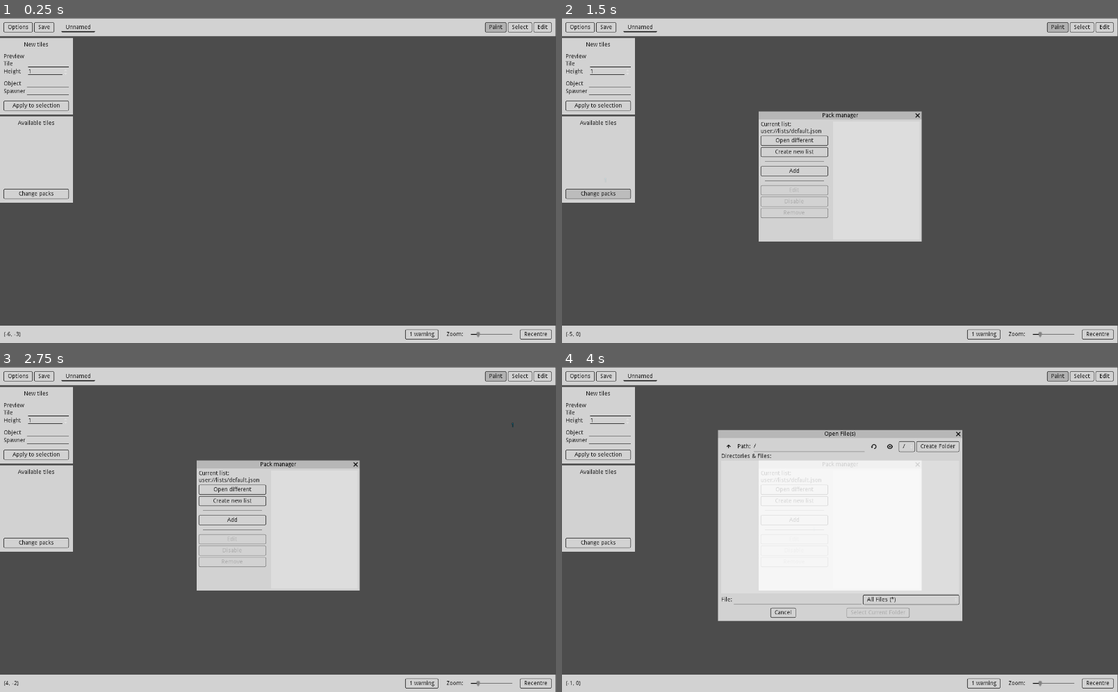
Above: before the commit, frames 1-4 (two rows, left to right).
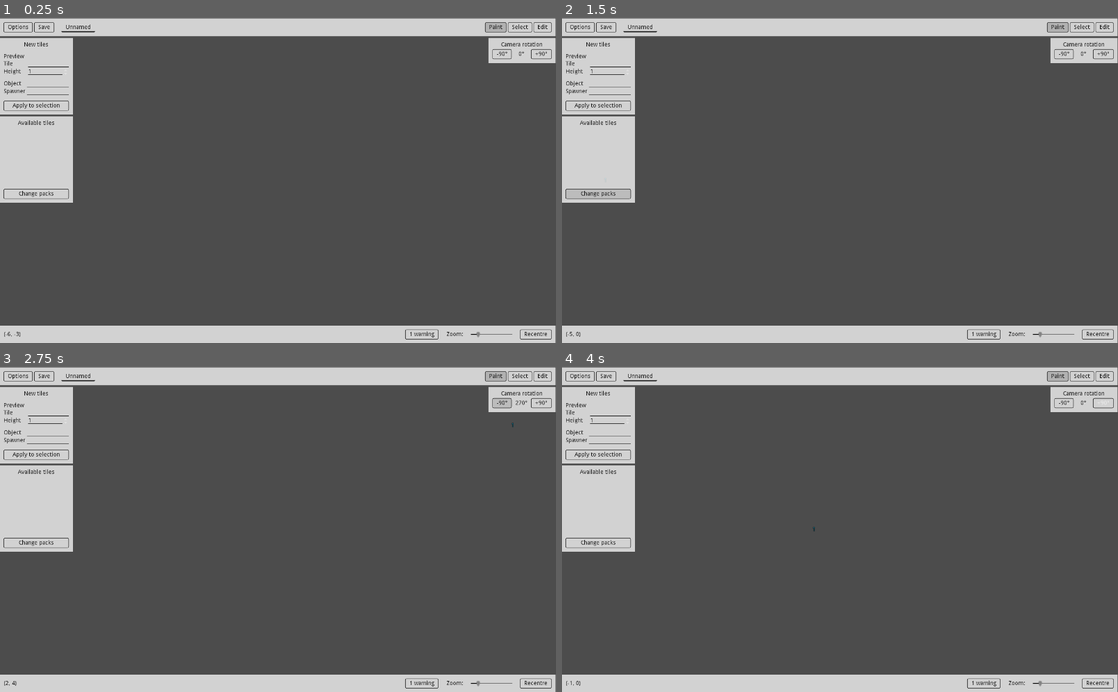
Above: after the commit, the same moments.

Repository: ArthaTi/SamerionTools
Game: Godot game, scene res://src/Editor/Editor.tscn
Same seed, same stepped clock (60 frames per second), same inputs: the game is played once before the commit and once after it.
Inputs (mouse positions are in pixels of both pictures, inside the frame that each line leads up to):
- Up to frame 1 (0.25 s): no input
- Up to frame 2 (1.5 s): click "Apply to selection" at 0.5 s; click "Change packs" at 1.25 s
- Up to frame 3 (2.75 s): click (500, 402) at 2 s, where only the run after the commit has a clickable "-90°"
- Up to frame 4 (4 s): click (1101, 402) at 2.75 s, where only the run after the commit has a clickable "+90°"; click (795, 519) at 3.5 s, where only the run before the commit has a clickable "Add"

The runs differ from the first frame. In frame 1, 0.9% of the frame differs, in the area x 87-100%, y 5-14%; in frame 2, 13%; in frame 3, 13%; in frame 4, 27%, in the area x 28-100%, y 5-79%.
Error after the commit: Attempt to call function 'show' in base 'null instance' on a null instance. (res://src/Editor/AvailableTiles.gd:20)

Commit message:
Add camera rotation

Diff:
--- a/src/AreaDisplay/AreaDisplay.gd
+++ b/src/AreaDisplay/AreaDisplay.gd
@@ -7,8 +7,10 @@
 var coords := {}
 var last_id := 0
 var size := Rect2()
+var view_from := 0 setget set_view_from
 
 signal map_changed(newMap)
+signal view_changed(view)
 
 func _ready():
 
@@ -72,3 +74,16 @@
 
 	# Reset the value
 	coords[pos] = null
+
+func set_view_from(deg: int):
+
+	view_from = deg
+
+	for cell in coords.values():
+
+		if not cell: continue
+
+		# Update position of each cell
+		cell.update_position()
+
+	emit_signal("view_changed", view_from)
--- a/src/AreaDisplay/Cell.gd
+++ b/src/AreaDisplay/Cell.gd
@@ -173,16 +173,27 @@
 	# Update height label
 	height_label.text = str(val)
 
+static func transform_position(v: Vector2, by: int):
+
+	match by:
+
+		0: return v
+		1: return Vector2(-v.y, +v.x)
+		2: return Vector2(-v.x, -v.y)
+		3: return Vector2(+v.y, -v.x)
+
 func update_position():
 
-	position = target_size * (map_position - Vector2(0, height/2))
-	z_index = map_position.y
+	var transformed_position = transform_position(map_position, get_parent().view_from if get_parent() else 0)
+
+	position = target_size * (transformed_position - Vector2(0, height/2))
+	z_index = transformed_position.y
 
 	# If assigned to an area
 	if get_parent():
 
-		# Update the side
-		update_side()
+		# Generate variants
+		generate_variants()
 
 		# Update the side of the cell in behind
 		var backTile = get_parent().get_tile(map_position - Vector2(0, 1))
@@ -288,3 +299,6 @@
 	side_repeat.texture = croppedTexture
 	side_repeat.position = Vector2(0, target_size * (1 + textureRatio)) / scale
 	side_repeat.region_enabled = true
+
+	# Update the side
+	update_side()
--- a/src/Editor/CameraControl.gd
+++ b/src/Editor/CameraControl.gd
@@ -6,12 +6,14 @@
 var zoom_step = 0.1
 var zoom_enabled := true
 var movement_enabled := true
+var perspective = 0
 
 signal zoom_changed(value)
 
 func _ready() -> void:
 
 	EditorApi.camera_control = self
+	EditorApi.area_display.connect("view_changed", self, "change_view")
 
 func _process(delta: float) -> void:
 
@@ -57,6 +59,11 @@
 
 		emit_signal("zoom_changed", 1/$Camera.zoom.x)
 
+func change_view(from: int):
+
+	position = Cell.transform_position(position, posmod(from - perspective, 4))
+	perspective = from
+
 func focused() -> bool:
 
 	var target: Node = $"/root/Editor/UI/Wrapper"
--- /dev/null
+++ b/src/Editor/CameraRotation.gd
@@ -0,0 +1,15 @@
+extends HBoxContainer
+
+var deg := 0
+
+func _ready() -> void:
+
+	$Left.connect("pressed", self, "change", [-90])
+	$Right.connect("pressed", self, "change", [+90])
+
+func change(by: int) -> void:
+
+	deg = posmod(deg + by, 360)
+	$Label.text = "%s°" % deg
+
+	EditorApi.area_display.view_from = deg / 90
--- a/src/Editor/Editor.tscn
+++ b/src/Editor/Editor.tscn
@@ -12,6 +12,7 @@
 [ext_resource path="res://src/Editor/Editor.tres" type="Theme" id=10]
 [ext_resource path="res://src/Editor/PackManager.gd" type="Script" id=11]
 [ext_resource path="res://src/Editor/AvailableTiles.gd" type="Script" id=12]
+[ext_resource path="res://src/Editor/CameraRotation.gd" type="Script" id=13]
 
 [sub_resource type="StyleBoxEmpty" id=1]
 
@@ -104,16 +105,22 @@
 
 [node name="Tools" parent="UI/Wrapper/Titlebar/Container" instance=ExtResource( 6 )]
 
-[node name="Menus" type="VBoxContainer" parent="UI/Wrapper"]
+[node name="Menus" type="HBoxContainer" parent="UI/Wrapper"]
 margin_top = 48.0
+margin_right = 1365.0
+margin_bottom = 454.0
+mouse_filter = 2
+
+[node name="Left" type="VBoxContainer" parent="UI/Wrapper/Menus"]
 margin_right = 180.0
-margin_bottom = 454.0
+margin_bottom = 406.0
+mouse_filter = 2
 size_flags_horizontal = 0
 __meta__ = {
 "_edit_use_anchors_": false
 }
 
-[node name="NewTiles" type="PanelContainer" parent="UI/Wrapper/Menus"]
+[node name="NewTiles" type="PanelContainer" parent="UI/Wrapper/Menus/Left"]
 margin_right = 180.0
 margin_bottom = 189.0
 grow_horizontal = 0
@@ -122,7 +129,7 @@
 "_edit_use_anchors_": false
 }
 
-[node name="Wrapper" type="VBoxContainer" parent="UI/Wrapper/Menus/NewTiles"]
+[node name="Wrapper" type="VBoxContainer" parent="UI/Wrapper/Menus/Left/NewTiles"]
 margin_left = 10.0
 margin_top = 10.0
 margin_right = 170.0
@@ -130,13 +137,13 @@
 mouse_filter = 2
 custom_constants/separation = 15
 
-[node name="Label" type="Label" parent="UI/Wrapper/Menus/NewTiles/Wrapper"]
+[node name="Label" type="Label" parent="UI/Wrapper/Menus/Left/NewTiles/Wrapper"]
 margin_right = 160.0
 margin_bottom = 14.0
 text = "New tiles"
 align = 1
 
-[node name="Tile" type="GridContainer" parent="UI/Wrapper/Menus/NewTiles/Wrapper"]
+[node name="Tile" type="GridContainer" parent="UI/Wrapper/Menus/Left/NewTiles/Wrapper"]
 margin_top = 29.0
 margin_right = 160.0
 margin_bottom = 81.0
@@ -146,24 +153,24 @@
 "_edit_use_anchors_": false
 }
 
-[node name="PreviewLabel" type="Label" parent="UI/Wrapper/Menus/NewTiles/Wrapper/Tile"]
+[node name="PreviewLabel" type="Label" parent="UI/Wrapper/Menus/Left/NewTiles/Wrapper/Tile"]
 margin_right = 50.0
 margin_bottom = 14.0
 text = "Preview"
 
-[node name="Preview" type="TextureRect" parent="UI/Wrapper/Menus/NewTiles/Wrapper/Tile"]
+[node name="Preview" type="TextureRect" parent="UI/Wrapper/Menus/Left/NewTiles/Wrapper/Tile"]
 margin_left = 60.0
 margin_right = 160.0
 margin_bottom = 14.0
 stretch_mode = 6
 
-[node name="TileLabel2" type="Label" parent="UI/Wrapper/Menus/NewTiles/Wrapper/Tile"]
+[node name="TileLabel2" type="Label" parent="UI/Wrapper/Menus/Left/NewTiles/Wrapper/Tile"]
 margin_top = 18.0
 margin_right = 50.0
 margin_bottom = 32.0
 text = "Tile"
 
-[node name="Tile" type="LineEdit" parent="UI/Wrapper/Menus/NewTiles/Wrapper/Tile"]
+[node name="Tile" type="LineEdit" parent="UI/Wrapper/Menus/Left/NewTiles/Wrapper/Tile"]
 margin_left = 60.0
 margin_top = 18.0
 margin_right = 160.0
@@ -171,13 +178,13 @@
 size_flags_horizontal = 3
 caret_blink = true
 
-[node name="HeightLabel" type="Label" parent="UI/Wrapper/Menus/NewTiles/Wrapper/Tile"]
+[node name="HeightLabel" type="Label" parent="UI/Wrapper/Menus/Left/NewTiles/Wrapper/Tile"]
 margin_top = 37.0
 margin_right = 50.0
 margin_bottom = 51.0
 text = "Height"
 
-[node name="Height" type="SpinBox" parent="UI/Wrapper/Menus/NewTiles/Wrapper/Tile"]
+[node name="Height" type="SpinBox" parent="UI/Wrapper/Menus/Left/NewTiles/Wrapper/Tile"]
 margin_left = 60.0
 margin_top = 37.0
 margin_right = 160.0
@@ -188,7 +195,7 @@
 allow_greater = true
 allow_lesser = true
 
-[node name="Object" type="GridContainer" parent="UI/Wrapper/Menus/NewTiles/Wrapper"]
+[node name="Object" type="GridContainer" parent="UI/Wrapper/Menus/Left/NewTiles/Wrapper"]
 margin_top = 96.0
 margin_right = 160.0
 margin_bottom = 130.0
@@ -197,25 +204,25 @@
 "_edit_use_anchors_": false
 }
 
-[node name="ObjectLabel" type="Label" parent="UI/Wrapper/Menus/NewTiles/Wrapper/Object"]
+[node name="ObjectLabel" type="Label" parent="UI/Wrapper/Menus/Left/NewTiles/Wrapper/Object"]
 margin_right = 53.0
 margin_bottom = 14.0
 text = "Object"
 
-[node name="Object" type="LineEdit" parent="UI/Wrapper/Menus/NewTiles/Wrapper/Object"]
+[node name="Object" type="LineEdit" parent="UI/Wrapper/Menus/Left/NewTiles/Wrapper/Object"]
 margin_left = 57.0
 margin_right = 160.0
 margin_bottom = 15.0
 size_flags_horizontal = 3
 caret_blink = true
 
-[node name="SpawnerLabel" type="Label" parent="UI/Wrapper/Menus/NewTiles/Wrapper/Object"]
+[node name="SpawnerLabel" type="Label" parent="UI/Wrapper/Menus/Left/NewTiles/Wrapper/Object"]
 margin_top = 19.0
 margin_right = 53.0
 margin_bottom = 33.0
 text = "Spawner"
 
-[node name="Spawner" type="LineEdit" parent="UI/Wrapper/Menus/NewTiles/Wrapper/Object"]
+[node name="Spawner" type="LineEdit" parent="UI/Wrapper/Menus/Left/NewTiles/Wrapper/Object"]
 margin_left = 57.0
 margin_top = 19.0
 margin_right = 160.0
@@ -223,13 +230,13 @@
 size_flags_horizontal = 3
 caret_blink = true
 
-[node name="Apply" type="Button" parent="UI/Wrapper/Menus/NewTiles/Wrapper"]
+[node name="Apply" type="Button" parent="UI/Wrapper/Menus/Left/NewTiles/Wrapper"]
 margin_top = 145.0
 margin_right = 160.0
 margin_bottom = 169.0
 text = "Apply to selection"
 
-[node name="Pack" type="PanelContainer" parent="UI/Wrapper/Menus"]
+[node name="Pack" type="PanelContainer" parent="UI/Wrapper/Menus/Left"]
 margin_top = 193.0
 margin_right = 180.0
 margin_bottom = 406.0
@@ -239,7 +246,7 @@
 "_edit_use_anchors_": false
 }
 
-[node name="Wrapper" type="VBoxContainer" parent="UI/Wrapper/Menus/Pack"]
+[node name="Wrapper" type="VBoxContainer" parent="UI/Wrapper/Menus/Left/Pack"]
 margin_left = 10.0
 margin_top = 10.0
 margin_right = 170.0
@@ -247,13 +254,13 @@
 custom_constants/separation = 15
 script = ExtResource( 12 )
 
-[node name="Label" type="Label" parent="UI/Wrapper/Menus/Pack/Wrapper"]
+[node name="Label" type="Label" parent="UI/Wrapper/Menus/Left/Pack/Wrapper"]
 margin_right = 160.0
 margin_bottom = 14.0
 text = "Available tiles"
 align = 1
 
-[node name="ScrollContainer" type="ScrollContainer" parent="UI/Wrapper/Menus/Pack/Wrapper"]
+[node name="ScrollContainer" type="ScrollContainer" parent="UI/Wrapper/Menus/Left/Pack/Wrapper"]
 margin_top = 29.0
 margin_right = 160.0
 margin_bottom = 154.0
@@ -262,7 +269,7 @@
 size_flags_vertical = 3
 scroll_horizontal_enabled = false
 
-[node name="Tile" type="GridContainer" parent="UI/Wrapper/Menus/Pack/Wrapper/ScrollContainer"]
+[node name="Tile" type="GridContainer" parent="UI/Wrapper/Menus/Left/Pack/Wrapper/ScrollContainer"]
 margin_right = 160.0
 margin_bottom = 125.0
 size_flags_horizontal = 3
@@ -274,11 +281,61 @@
 "_edit_use_anchors_": false
 }
 
-[node name="Packs" type="Button" parent="UI/Wrapper/Menus/Pack/Wrapper"]
+[node name="Packs" type="Button" parent="UI/Wrapper/Menus/Left/Pack/Wrapper"]
 margin_top = 169.0
 margin_right = 160.0
 margin_bottom = 193.0
 text = "Change packs"
+
+[node name="Right" type="VBoxContainer" parent="UI/Wrapper/Menus"]
+margin_left = 1200.0
+margin_right = 1365.0
+margin_bottom = 406.0
+mouse_filter = 2
+size_flags_horizontal = 10
+
+[node name="CameraRotation" type="PanelContainer" parent="UI/Wrapper/Menus/Right"]
+margin_right = 165.0
+margin_bottom = 62.0
+
+[node name="Wrapper" type="VBoxContainer" parent="UI/Wrapper/Menus/Right/CameraRotation"]
+margin_left = 10.0
+margin_top = 10.0
+margin_right = 155.0
+margin_bottom = 52.0
+
+[node name="Label" type="Label" parent="UI/Wrapper/Menus/Right/CameraRotation/Wrapper"]
+margin_right = 145.0
+margin_bottom = 14.0
+text = "Camera rotation"
+align = 1
+
+[node name="Rotation" type="HBoxContainer" parent="UI/Wrapper/Menus/Right/CameraRotation/Wrapper"]
+margin_top = 18.0
+margin_right = 145.0
+margin_bottom = 42.0
+script = ExtResource( 13 )
+
+[node name="Left" type="Button" parent="UI/Wrapper/Menus/Right/CameraRotation/Wrapper/Rotation"]
+margin_right = 47.0
+margin_bottom = 24.0
+text = "-90°"
+
+[node name="Label" type="Label" parent="UI/Wrapper/Menus/Right/CameraRotation/Wrapper/Rotation"]
+margin_left = 51.0
+margin_top = 5.0
+margin_right = 91.0
+margin_bottom = 19.0
+rect_min_size = Vector2( 40, 0 )
+size_flags_horizontal = 3
+text = "0°"
+align = 1
+
+[node name="Right" type="Button" parent="UI/Wrapper/Menus/Right/CameraRotation/Wrapper/Rotation"]
+margin_left = 95.0
+margin_right = 145.0
+margin_bottom = 24.0
+text = "+90°"
 
 [node name="Status bar" type="PanelContainer" parent="UI/Wrapper"]
 margin_top = 756.0
@@ -334,7 +391,6 @@
 text = "Recentre"
 
 [node name="PackManager" type="WindowDialog" parent="UI"]
-visible = true
 anchor_left = 0.5
 anchor_top = 0.5
 anchor_right = 0.5
--- a/src/Tools/Paint.gd
+++ b/src/Tools/Paint.gd
@@ -34,12 +34,21 @@
 	# Change preview_cell visiblity based on that
 	preview_cell.visible = active
 
-	# Set preview_cell position
-	preview_cell.map_position = (
+	prints(
 		$"/root/Editor".get_global_mouse_position()
 		/ preview_cell.target_size
 		+ Vector2(0, preview_cell.height / 2)
-	).floor()
+	)
+
+	# Set preview_cell position
+	preview_cell.map_position = Cell.transform_position(
+		(
+			$"/root/Editor".get_global_mouse_position()
+			/ preview_cell.target_size
+			+ Vector2(0, preview_cell.height / 2)
+		).floor(),
+		posmod(4-preview_cell.get_parent().view_from, 4)
+	)
 	preview_cell.z_index += 1
 	preview_cell.generate_variants()
 
Not shown: 1 places in src/Editor/Editor.tscn that only renumber resources
